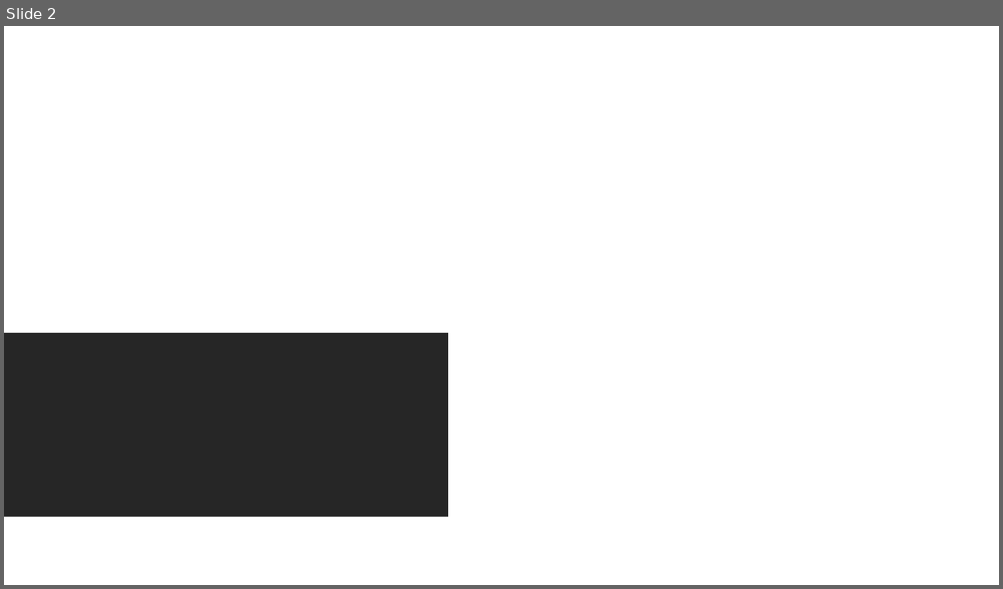
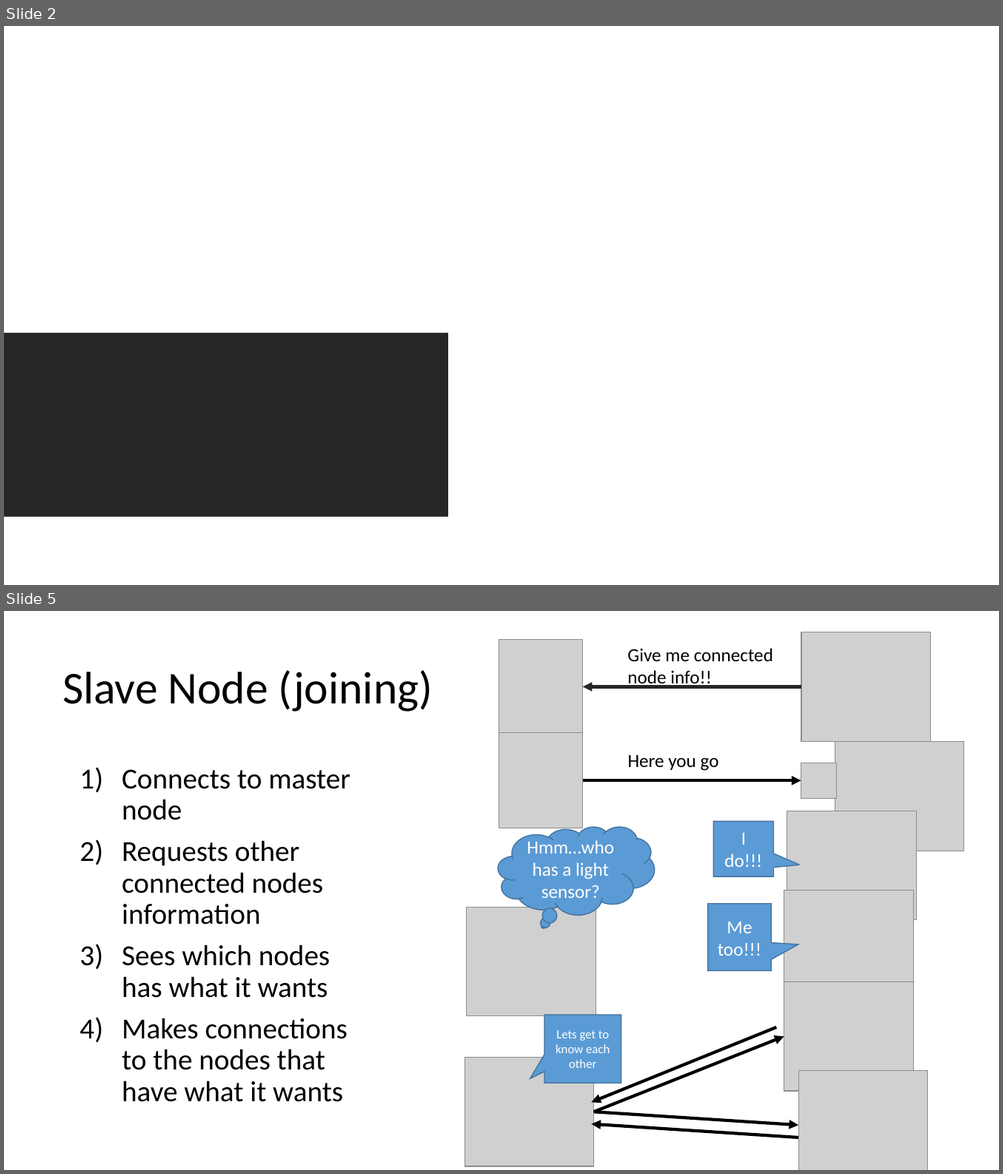
Before and after one commit to rush2sk8/Intel-Edison-PS, a slide deck: node network.pptx. Shown one above the other, each under a label of ours: slide 2 before the commit, slides 2 and 5 after it; the slides between them are not shown. The pictures are 1003x589 and 1003x1174 pixels, drawn with LibreOffice and Linux fonts; fonts in the diff are those of the drawing; grey boxes stand for pictures; background and template pictures are left out. Boxes give left, top, right and bottom in pixels: in the first picture for what was removed or moved away, otherwise in the second. Text is boxed around its words. In the diff, an @@ line names an element or a change of style, - is before the commit and + after.

```diff
--- a/node network.pptx
+++ b/node network.pptx
@@ slide 5 added at [4,611,999,1170], background #FFFFFF @@
@@ picture added at [802,632,930,741] @@
@@ picture added at [498,639,583,735] @@
@@ text added at [627,648,773,689], 18 pt, text #000000 @@
+Give me connected node info!!
@@ title added at [62,670,432,712], 44 pt, text #000000 @@
+Slave Node (joining)
@@ arrow added from (802, 687) to (583, 687), #262626 3 pt @@
@@ picture added at [498,733,583,829] @@
@@ picture added at [834,742,964,851] @@
@@ text added at [628,755,719,771], 18 pt, text #000000 @@
+Here you go
@@ picture added at [801,763,836,799] @@
@@ text added at [122,769,350,1102], 28 pt, text #000000 @@
+1) Connects to master node
+2) Requests other connected nodes information
+3) Sees which nodes has what it wants
+4) Makes connections to the nodes that have what it wants
@@ arrow added from (583, 780) to (801, 780), #000000 3 pt @@
@@ thought cloud added at [498,826,654,914], fill #5B9BD5, outline #43739E 1 pt, 18 pt, text #FFFFFF @@
+Hmm…who has a light sensor?
@@ speech box added at [714,821,774,877], fill #5B9BD5, outline #43739E 1 pt, 18 pt, text #FFFFFF @@
+I do!!!
@@ picture added at [787,811,916,920] @@
@@ picture added at [784,890,913,999] @@
@@ picture added at [466,907,596,1016] @@
@@ speech box added at [708,904,771,971], fill #5B9BD5, outline #43739E 1 pt, 18 pt, text #FFFFFF @@
+Me too!!!
@@ picture added at [784,982,913,1091] @@
@@ speech box added at [544,1015,621,1083], fill #5B9BD5, outline #43739E 1 pt, 12 pt, text #FFFFFF @@
+Lets get to know each other
@@ arrow added from (777, 1028) to (591, 1102), #000000 3 pt @@
@@ arrow added from (594, 1113) to (784, 1037), #000000 3 pt @@
@@ picture added at [464,1058,594,1167] @@
@@ picture added at [799,1071,928,1170] @@
@@ arrow added from (594, 1113) to (799, 1126), #000000 3 pt @@
@@ arrow added from (799, 1138) to (591, 1125), #000000 3 pt @@
```
Also in this commit, not shown: 2 slides changed, 2 other slides added, 1 slide removed.
